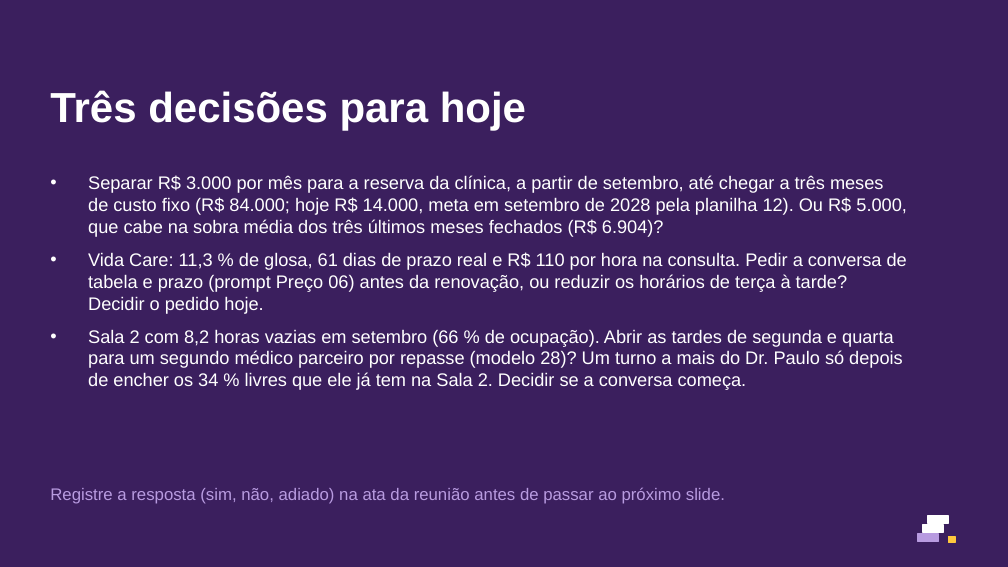
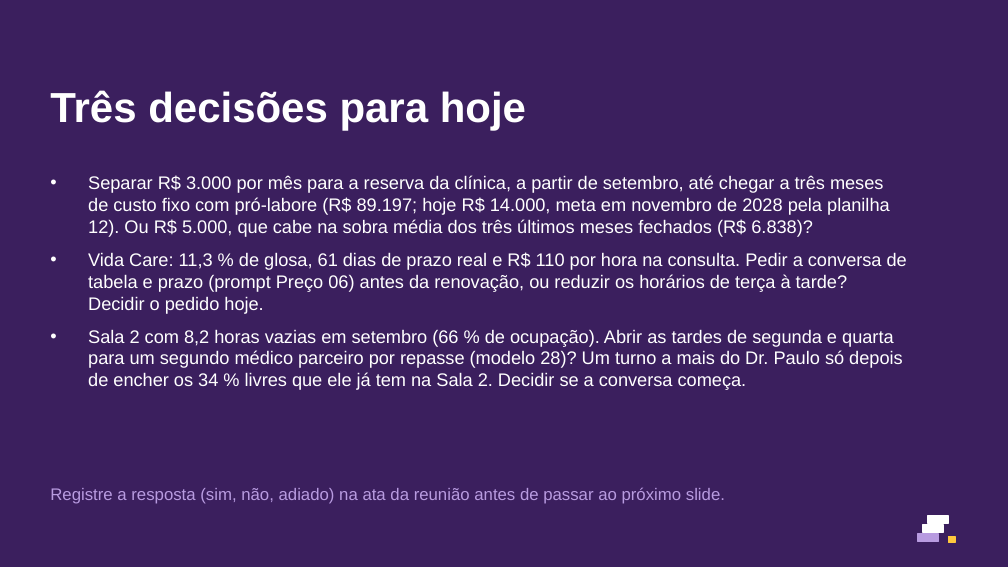
Before and after one commit to eduardomtzz/claude-code, a slide deck: slide 7 of projetos/gestao-ia-planilhas/produto/kit-medicos/27-modelo-resultado-do-mes-8-slides.pptx. Drawn at 1008x567 pixels with LibreOffice and Linux fonts; fonts in the diff are those of the drawing. Boxes give left, top, right and bottom in pixels: in the first picture for what was removed or moved away, otherwise in the second. Text is boxed around its words. In the diff, an @@ line names an element or a change of style, - is before the commit and + after.

```diff
--- a/projetos/gestao-ia-planilhas/produto/kit-medicos/27-modelo-resultado-do-mes-8-slides.pptx
+++ b/projetos/gestao-ia-planilhas/produto/kit-medicos/27-modelo-resultado-do-mes-8-slides.pptx
@@ text at (x1=88, y1=175, x2=890, y2=237): text changed @@
-• Separar R$ 3.000 por mês para a reserva da clínica, a partir de setembro, até chegar a três meses de custo fixo (R$ 84.000; hoje R$ 14.000, meta em setembro de 2028 pela planilha 12). Ou R$ 5.000, que cabe na sobra média dos três últimos meses fechados (R$ 6.904)?
+• Separar R$ 3.000 por mês para a reserva da clínica, a partir de setembro, até chegar a três meses de custo fixo com pró-labore (R$ 89.197; hoje R$ 14.000, meta em novembro de 2028 pela planilha 12). Ou R$ 5.000, que cabe na sobra média dos três últimos meses fechados (R$ 6.838)?
```
Also in this commit, not shown: 5 other slides changed, 37 other files.
